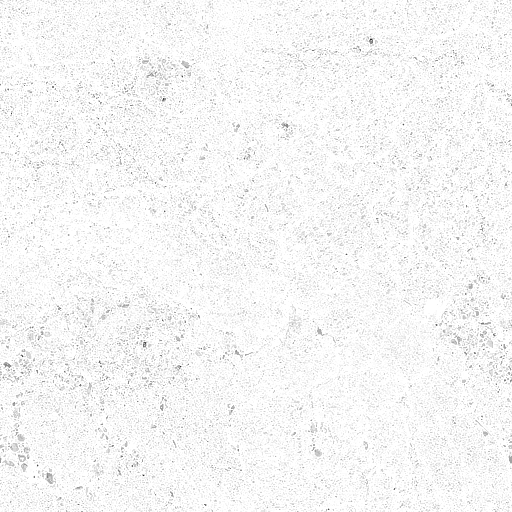
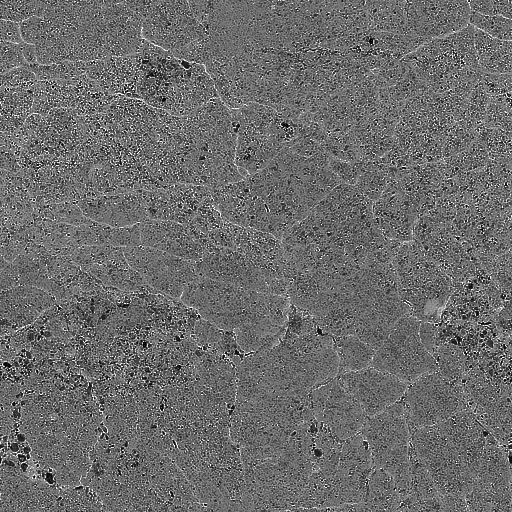
Two versions of the same layered image (512 × 512). Layer-by-layer changes:
pixels changed over (x1=0, y1=0, x2=512, y2=512) (layer not identified)
